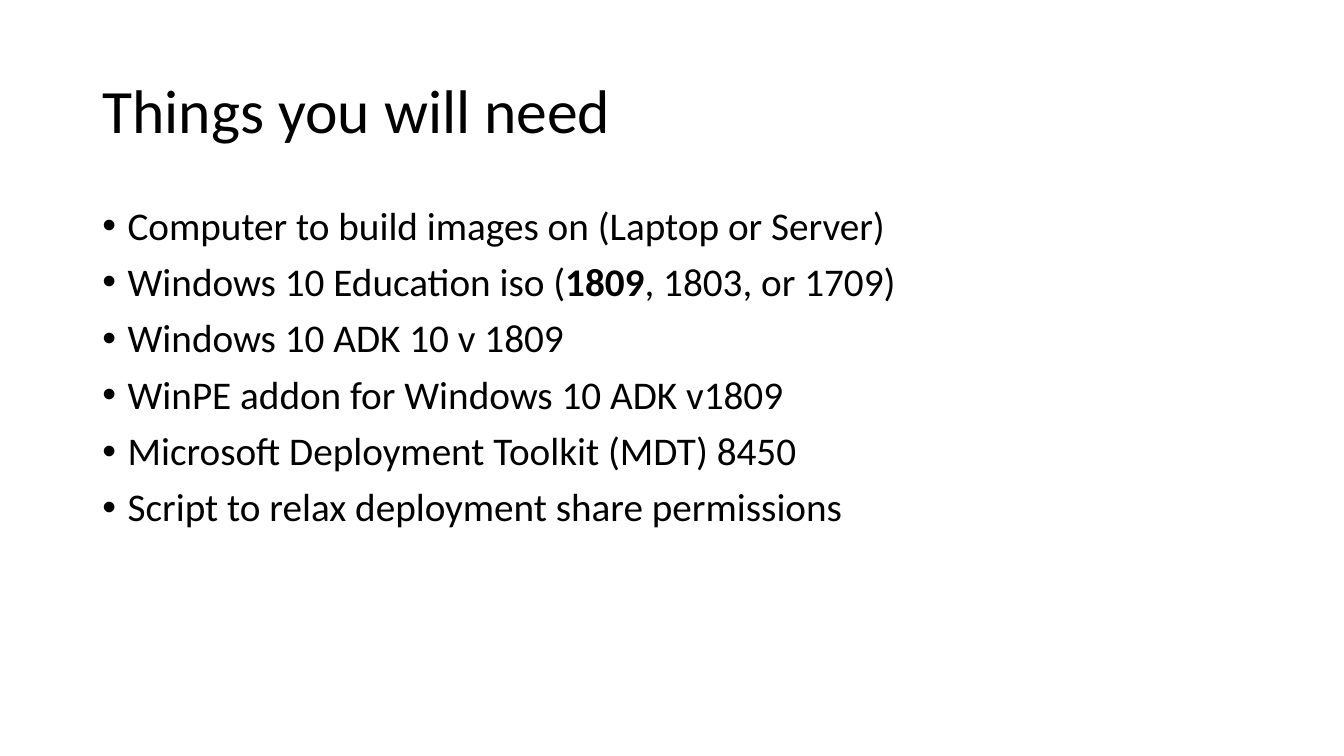
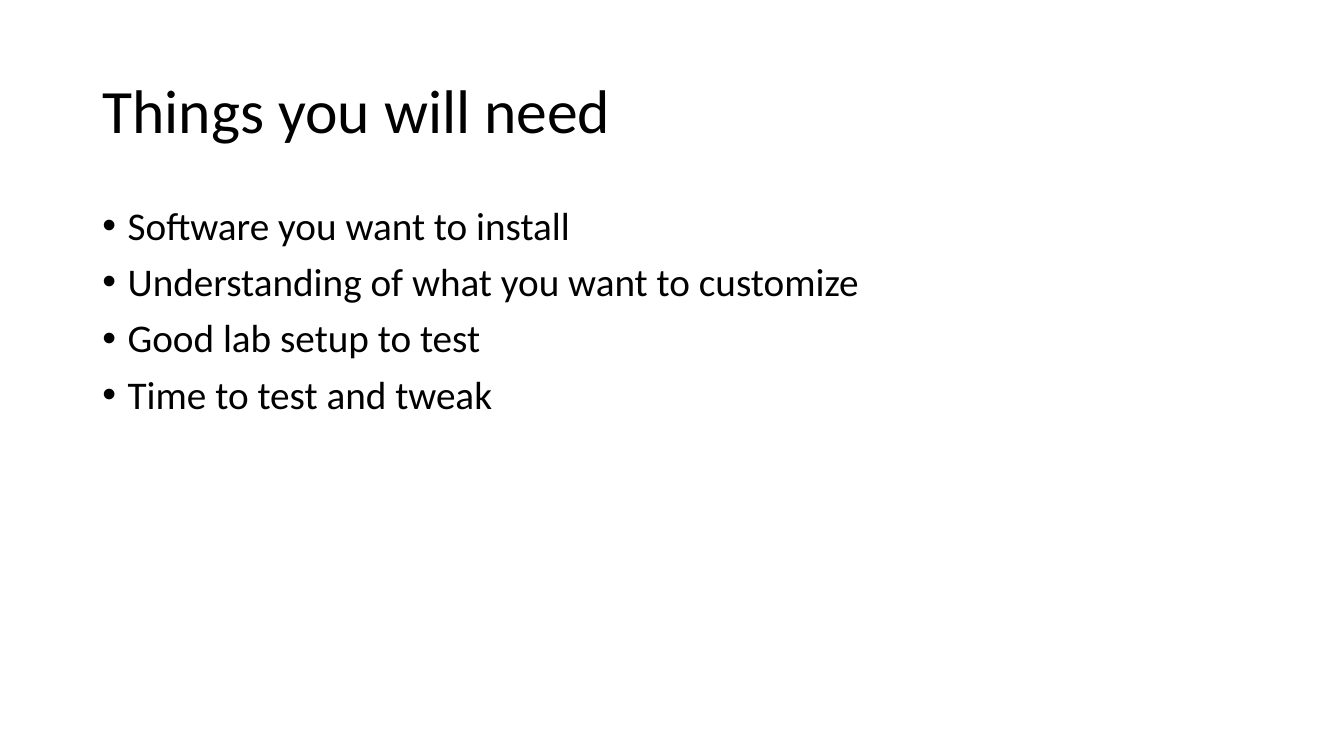
Before and after one commit to fydexx/HECC-2018, a slide deck: slide 3 of Part_01/Section02.pptx. Drawn at 1344x756 pixels with LibreOffice and Linux fonts; fonts in the diff are those of the drawing. Boxes give left, top, right and bottom in pixels: in the first picture for what was removed or moved away, otherwise in the second. Text is boxed around its words. In the diff, an @@ line names an element or a change of style, - is before the commit and + after.

```diff
--- a/Part_01/Section02.pptx
+++ b/Part_01/Section02.pptx
@@ text at <box>128,212,859,410</box>: text changed @@
-• Computer to build images on (Laptop or Server)
-• Windows 10 Education iso (1809, 1803, or 1709)
-• Windows 10 ADK 10 v 1809
-• WinPE addon for Windows 10 ADK v1809
-• Microsoft Deployment Toolkit (MDT) 8450
-• Script to relax deployment share permissions
+• Software you want to install
+• Understanding of what you want to customize
+• Good lab setup to test
+• Time to test and tweak
```
Also in this commit, not shown: 4 other slides changed, 1 slide added.
